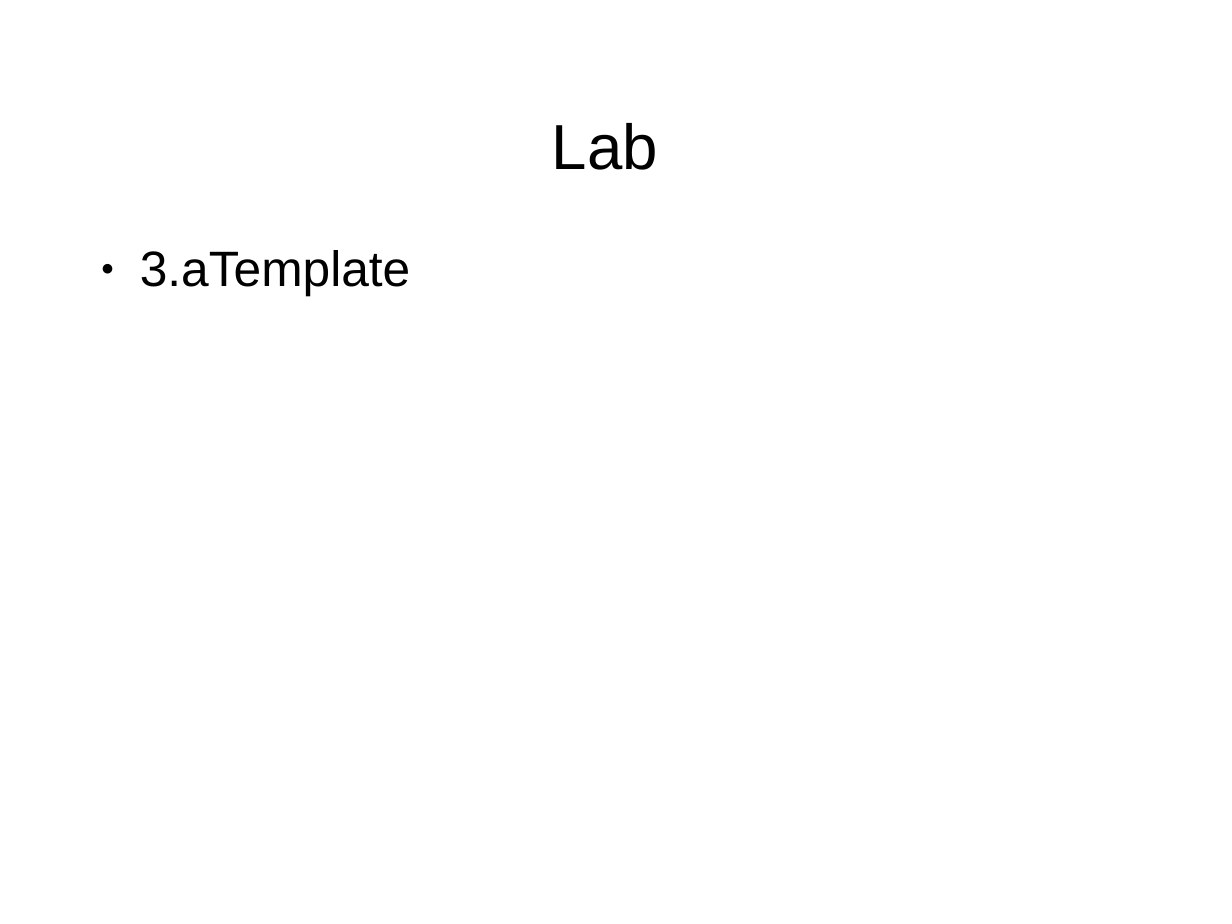
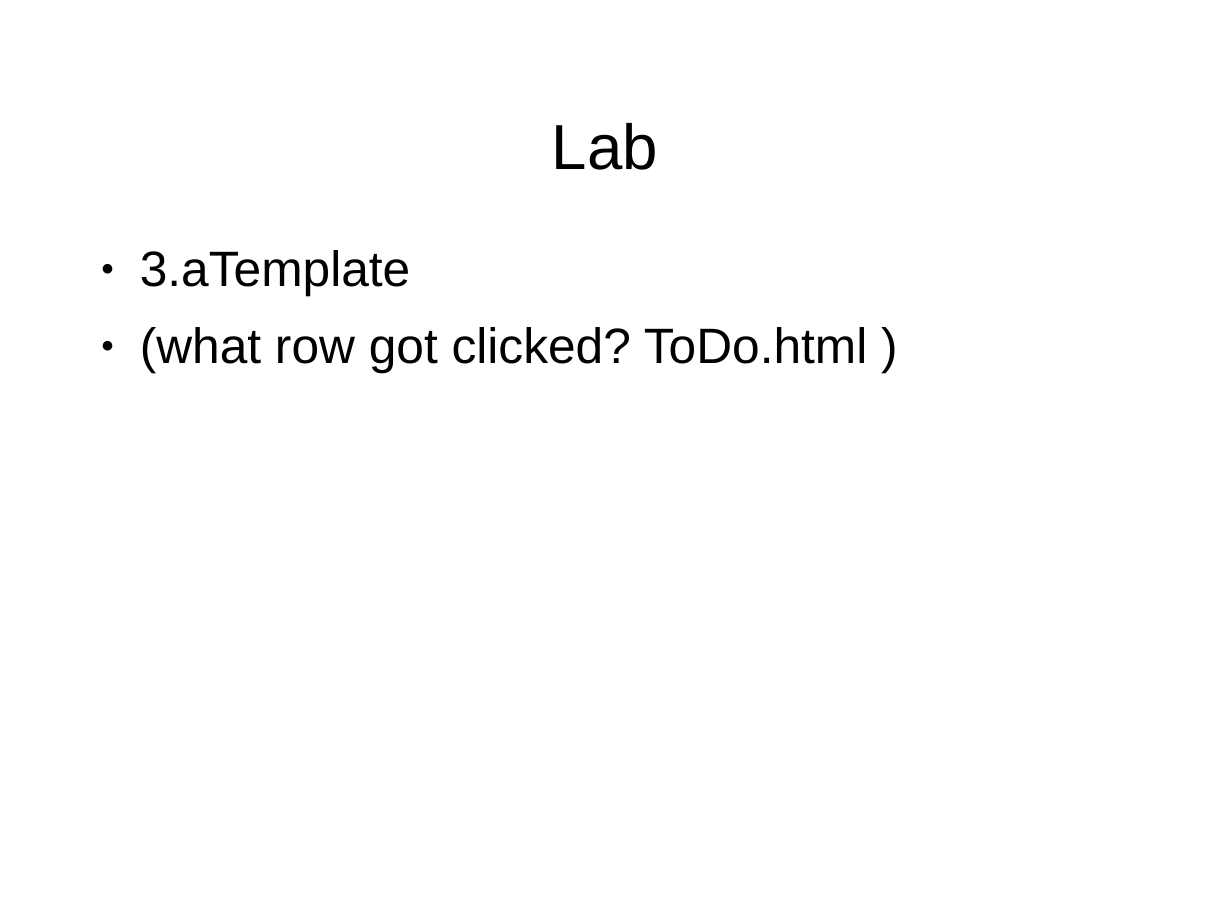
Before and after one commit to puppetMaster3/bikeSheding, a slide deck: slide 13 of training/2of2.ppt. Drawn at 1232x924 pixels with LibreOffice and Linux fonts; fonts in the diff are those of the drawing; background and template pictures are left out. Boxes give left, top, right and bottom in pixels: in the first picture for what was removed or moved away, otherwise in the second. Text is boxed around its words. In the diff, an @@ line names an element or a change of style, - is before the commit and + after.

```diff
--- a/training/2of2.ppt
+++ b/training/2of2.ppt
@@ text at [140, 327, 867, 373]: paragraph added @@
+● (what row got clicked? ToDo.html )
```
Also in this commit, not shown: 5 other slides changed, 2 slides added, 1 other file.
